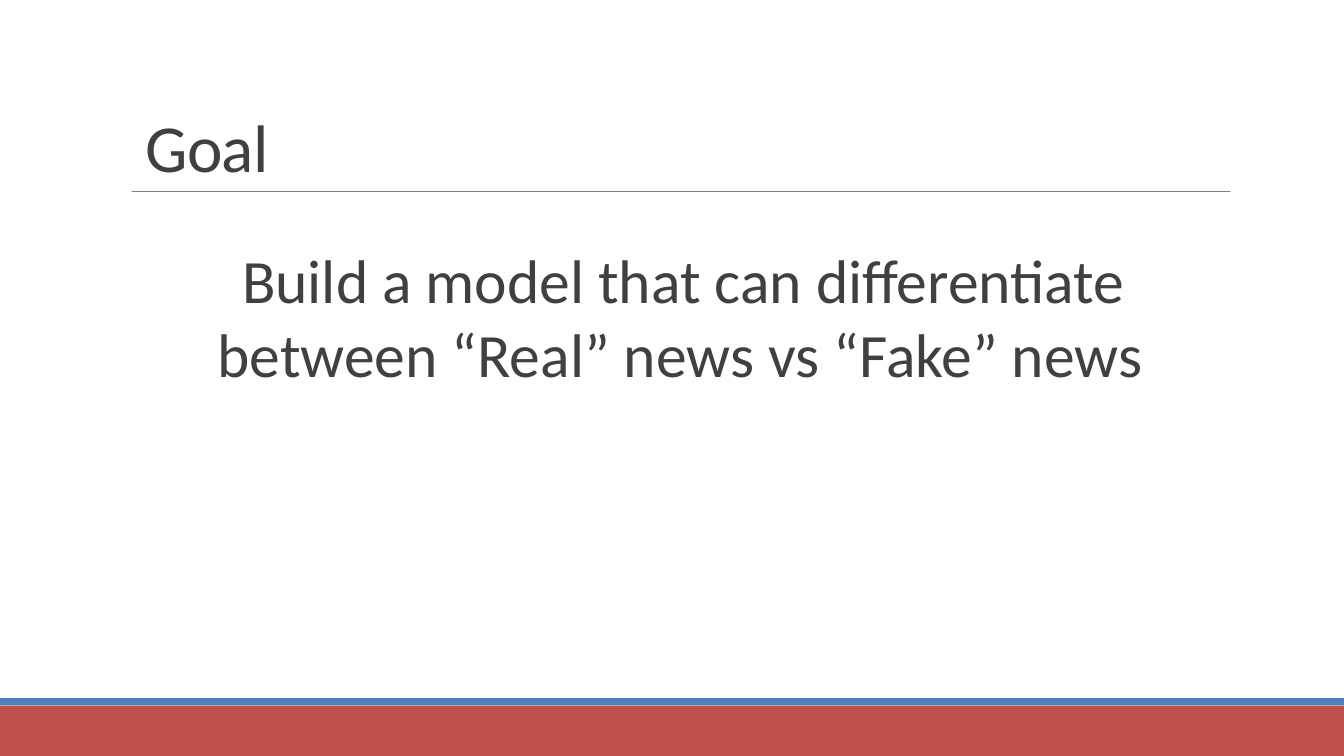
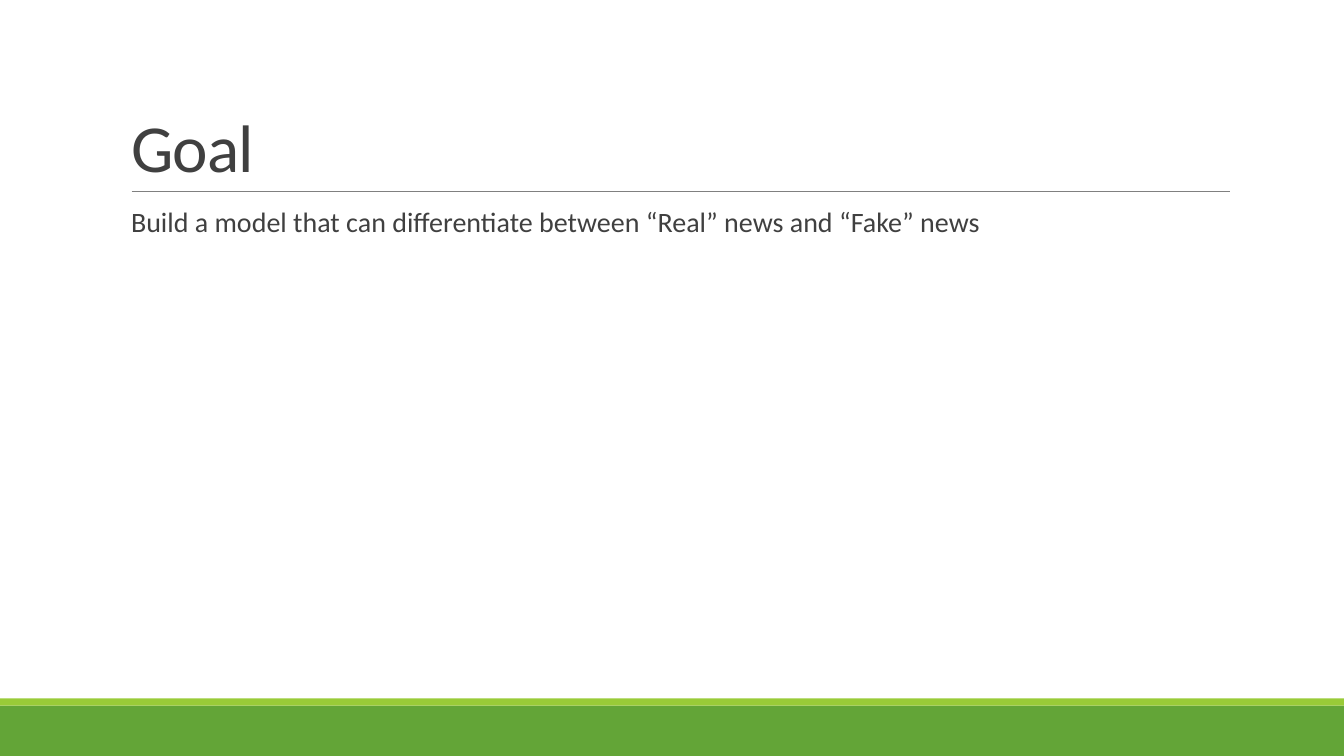
Before and after one commit to LinghanX/Project_Veritas, a slide deck: slide 5 of presentations/FakeNews_Final.pptx. Drawn at 1344x756 pixels with LibreOffice and Linux fonts; fonts in the diff are those of the drawing. Boxes give left, top, right and bottom in pixels: in the first picture for what was removed or moved away, otherwise in the second. Text is boxed around its words. In the diff, an @@ line names an element or a change of style, - is before the commit and + after.

```diff
--- a/presentations/FakeNews_Final.pptx
+++ b/presentations/FakeNews_Final.pptx
@@ title "Goal": place and size @@
-title "Goal" at (145,125,268,173)
+title "Goal" at (131,125,254,173)
@@ text at (131,212,979,232): text changed; size 44 to 20 pt @@
-  Build a model that can differentiate between “Real” news vs “Fake” news
+  Build a model that can differentiate between “Real” news and “Fake” news
@@ rectangle at (0,706,1344,756): fill #C0504D to #63A537 @@
@@ rectangle at (0,699,1344,706): fill #4F81BD to #99CB38 @@
```
Also in this commit, not shown: 2 other slides changed, 6 slides added, 6 slides removed, 4 other files.
